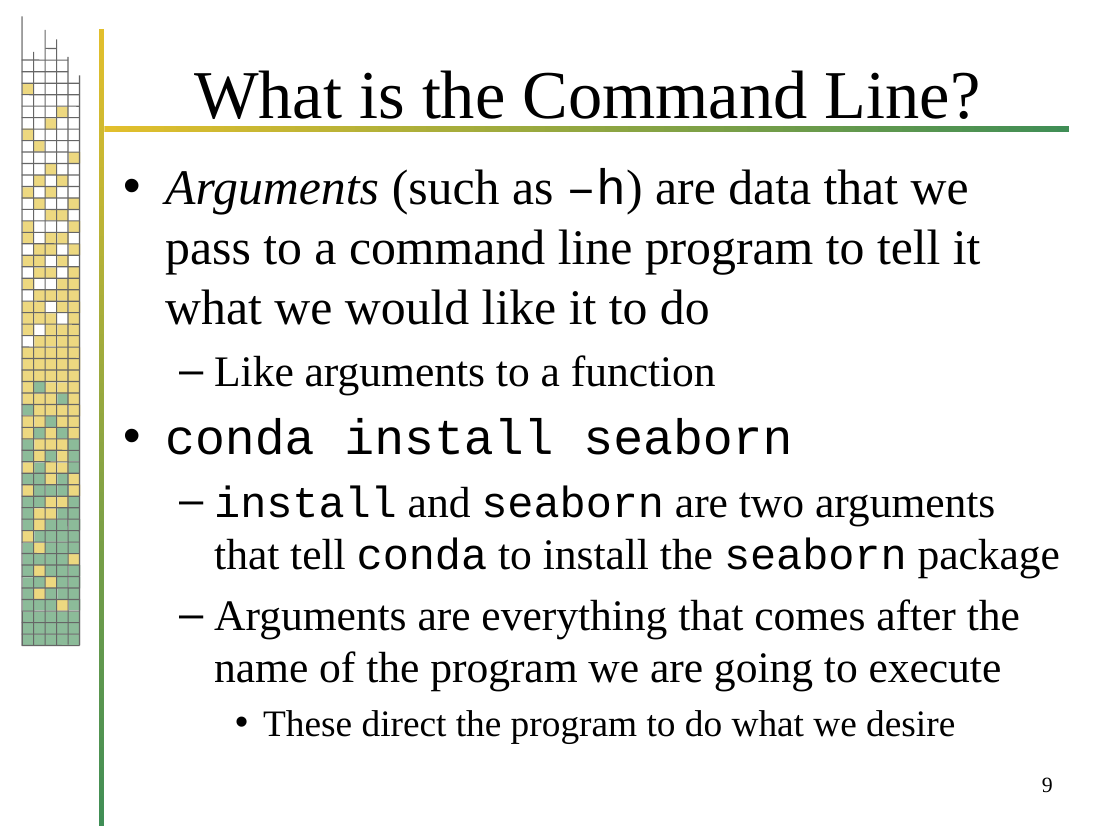
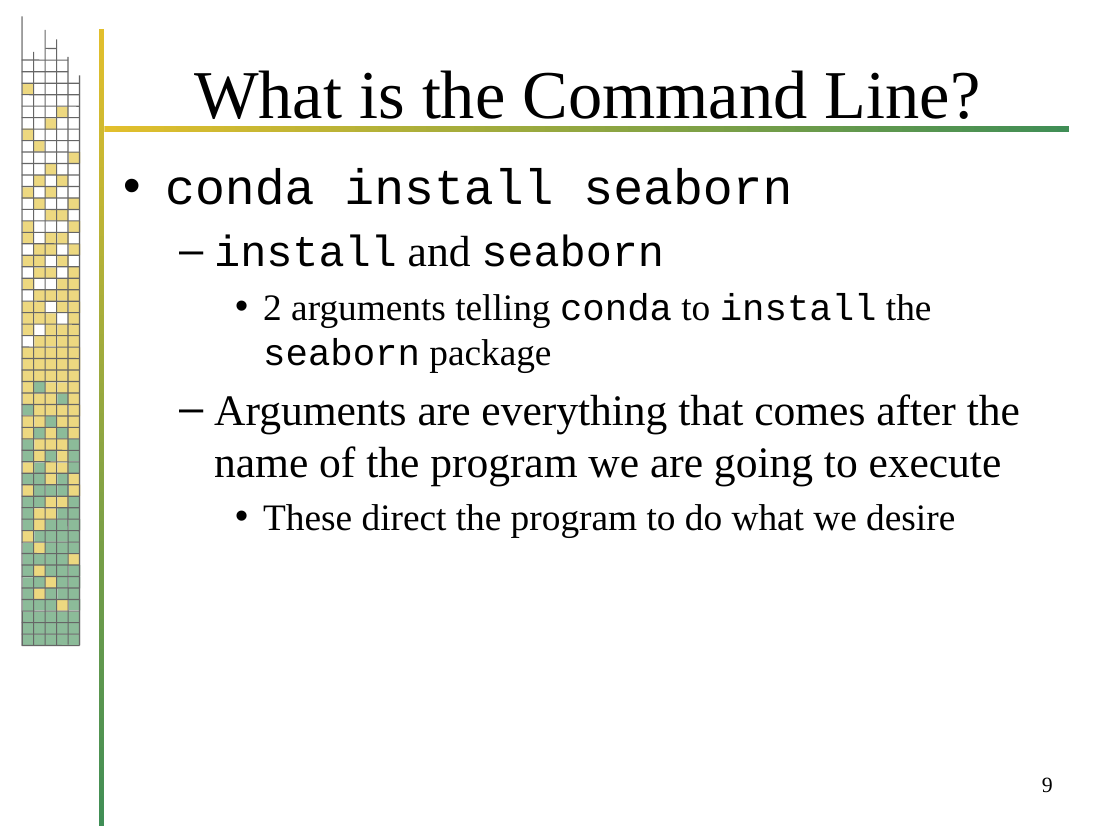
Before and after one commit to evlim/CommandLine, a slide deck: slide 9 of CommandLineProgrammingInPython.pptx. Drawn at 1120x840 pixels with LibreOffice and Linux fonts; fonts in the diff are those of the drawing; background and template pictures are left out. Boxes give left, top, right and bottom in pixels: in the first picture for what was removed or moved away, otherwise in the second. Text is boxed around its words. In the diff, an @@ line names an element or a change of style, - is before the commit and + after.

```diff
--- a/CommandLineProgrammingInPython.pptx
+++ b/CommandLineProgrammingInPython.pptx
@@ text at bbox=[165, 168, 981, 395]: paragraphs removed @@
-• Arguments (such as –h) are data that we pass to a command line program to tell it what we would like it to do
-  – Like arguments to a function
@@ text at bbox=[214, 235, 932, 372]: text changed; size 28 to 24 pt; font Times New Roman to Courier New @@
-  – install and seaborn are two arguments that tell conda to install the seaborn package
+  – install and seaborn
+    • 2 arguments telling conda to install the seaborn package
```
Also in this commit, not shown: 10 other slides changed, 1 slide added.
